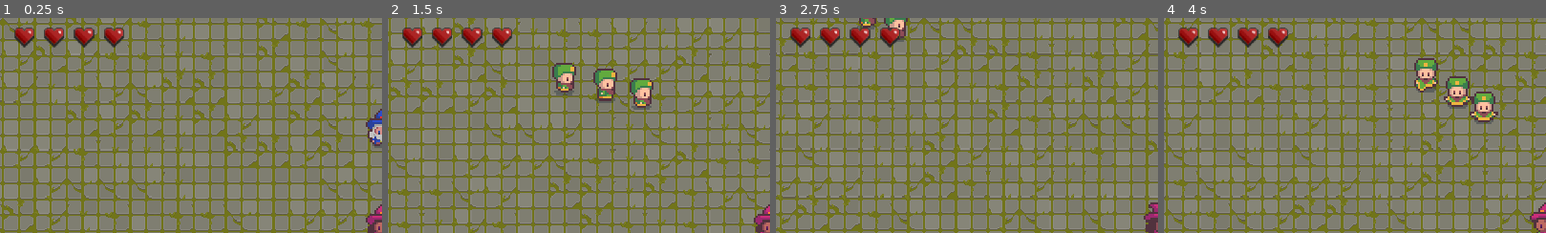
Above: before the commit, frames 1-4 (left to right).
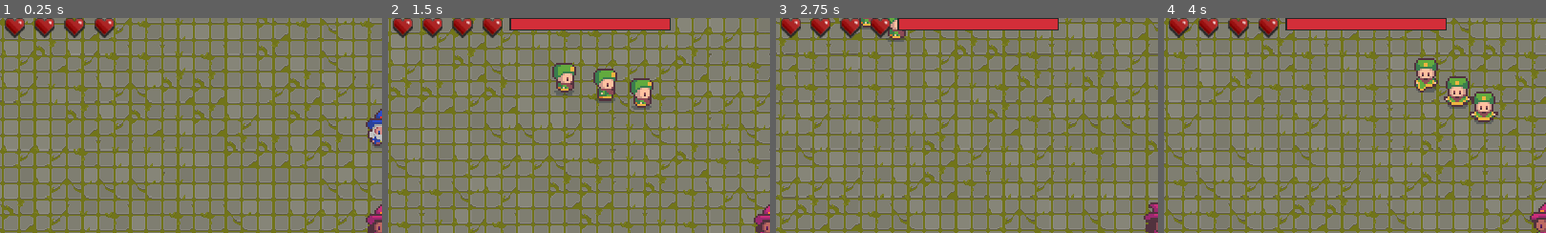
Above: after the commit, the same moments.

Repository: Akyom/JMM
Game: Godot game, scene res://scenes/main.tscn
Same seed, same stepped clock (60 frames per second), same inputs: the game is played once before the commit and once after it.
Inputs:
- Up to frame 1 (0.25 s): no input
- Up to frame 2 (1.5 s): hold D (right) 0.53-1.28 s; tap Space (active) at 0.6, 1.35 s; hold S (down) from 1.28 s (still down)
- Up to frame 3 (2.75 s): release S (down) at 2.03 s; hold D (right) from 2.03 s (still down); tap Space (active) at 2.1 s
- Up to frame 4 (4 s): release D (right) at 2.78 s; hold Up (shoot up) 2.78-3.53 s; tap Space (active) at 2.85, 3.6 s; hold A (left) from 3.53 s (still down)
The pictures show only the part of the screen within x 0-50%, y 0-50%; the shares and areas given below are measured in that part.

The runs differ from the first frame. In frame 1, 2.6% of the frame differs, in the area x 1-33%, y 0-14%; in frame 2, 5.0%; in frame 3, 5.0%; in frame 4, 5.0%, in the area x 1-74%, y 0-14%.

Commit message:
Added wave timer and wave progress bars

Diff:
--- a/bullet/scenes/main.tscn
+++ b/bullet/scenes/main.tscn
@@ -339,8 +339,6 @@
 } ]
 0/z_index = 0
 
-[sub_resource type="AnimationNodeStateMachinePlayback" id=31]
-
 [node name="Node2D" type="Node2D"]
 __meta__ = {
 "_edit_lock_": true
@@ -369,9 +367,6 @@
 MAX_HP = 4
 HP = 4
 
-[node name="AnimationTree" parent="Player" index="3"]
-parameters/playback = SubResource( 31 )
-
 [node name="GamePlay" type="Node" parent="."]
 script = ExtResource( 7 )
 
@@ -385,5 +380,3 @@
 autoplay = true
 
 [node name="UI" parent="." instance=ExtResource( 4 )]
-
-[editable path="Player"]
--- a/bullet/scenes/ui/UI.tscn
+++ b/bullet/scenes/ui/UI.tscn
@@ -1,29 +1,45 @@
-[gd_scene load_steps=5 format=2]
+[gd_scene load_steps=9 format=2]
 
 [ext_resource path="res://scenes/ui/Life.tscn" type="PackedScene" id=1]
 [ext_resource path="res://sprites/ui/Life/fullx2.png" type="Texture" id=2]
 [ext_resource path="res://sprites/ui/Life/backgroundx2.png" type="Texture" id=3]
 [ext_resource path="res://scripts/ui/Life.gd" type="Script" id=4]
+[ext_resource path="res://scenes/ui/WaveProgress.tscn" type="PackedScene" id=5]
+[ext_resource path="res://scripts/ui/WaveProgress.gd" type="Script" id=6]
+[ext_resource path="res://scenes/ui/WaveTimer.tscn" type="PackedScene" id=7]
+[ext_resource path="res://scripts/ui/WaveTimer.gd" type="Script" id=8]
 
 [node name="UI" type="CanvasLayer"]
 
-[node name="Life" parent="." instance=ExtResource( 1 )]
-margin_left = 16.0
-margin_top = 16.0
-margin_right = 272.0
-margin_bottom = 56.0
+[node name="HBoxContainer" type="HBoxContainer" parent="."]
+margin_right = 40.0
+margin_bottom = 40.0
+
+[node name="Life" parent="HBoxContainer" instance=ExtResource( 1 )]
+margin_right = 200.0
+rect_min_size = Vector2( 200, 34 )
 script = ExtResource( 4 )
 
-[node name="HeartEmpty" type="TextureRect" parent="Life"]
+[node name="HeartEmpty" type="TextureRect" parent="HBoxContainer/Life"]
 margin_right = 200.0
 margin_bottom = 34.0
 texture = ExtResource( 3 )
 stretch_mode = 2
 
-[node name="HeartFull" type="TextureRect" parent="Life"]
+[node name="HeartFull" type="TextureRect" parent="HBoxContainer/Life"]
 margin_top = -2.0
 margin_right = 100.0
 margin_bottom = 32.0
 texture = ExtResource( 2 )
 expand = true
 stretch_mode = 2
+
+[node name="WaveProgress" parent="HBoxContainer" instance=ExtResource( 5 )]
+margin_left = 204.0
+margin_right = 474.0
+margin_bottom = 40.0
+script = ExtResource( 6 )
+
+[node name="WaveTimer" parent="HBoxContainer" instance=ExtResource( 7 )]
+margin_bottom = 40.0
+script = ExtResource( 8 )
--- /dev/null
+++ b/bullet/scenes/ui/WaveProgress.tscn
@@ -0,0 +1,17 @@
+[gd_scene load_steps=3 format=2]
+
+[ext_resource path="res://sprites/ui/WaveProgress/Progress.png" type="Texture" id=1]
+[ext_resource path="res://sprites/ui/WaveProgress/UnderProgress.png" type="Texture" id=2]
+
+[node name="WaveProgress" type="Control"]
+margin_right = 270.0
+margin_bottom = 21.0
+rect_min_size = Vector2( 270, 21 )
+
+[node name="TextureProgress" type="TextureProgress" parent="."]
+margin_right = 270.0
+margin_bottom = 21.0
+value = 100.0
+texture_under = ExtResource( 2 )
+texture_progress = ExtResource( 1 )
+texture_progress_offset = Vector2( 2, 2 )
--- /dev/null
+++ b/bullet/scenes/ui/WaveTimer.tscn
@@ -0,0 +1,18 @@
+[gd_scene load_steps=3 format=2]
+
+[ext_resource path="res://sprites/ui/WaveTimer/Progress.png" type="Texture" id=1]
+[ext_resource path="res://sprites/ui/WaveTimer/UnderProgress.png" type="Texture" id=2]
+
+[node name="WaveTimer" type="Control"]
+margin_left = 478.0
+margin_right = 752.0
+margin_bottom = 25.0
+rect_min_size = Vector2( 274, 25 )
+
+[node name="TextureProgress" type="TextureProgress" parent="."]
+margin_right = 274.0
+margin_bottom = 25.0
+value = 50.0
+texture_under = ExtResource( 2 )
+texture_progress = ExtResource( 1 )
+texture_progress_offset = Vector2( 2, 2 )
--- a/bullet/scripts/GamePlay.gd
+++ b/bullet/scripts/GamePlay.gd
@@ -9,6 +9,11 @@
 var start_of_fight = false #es true en el momento en que comienza una oleada
 var fighting = false #es true si se está peleando
 var next_pause = false #es true si la oleada actual es la última antes de una pausa
+
+signal start_wave_progress(total_number_of_enemies)
+signal start_wave_timer(wait_time)
+signal stop_wave_timer()
+signal decrease_wave_progress(current_number_of_enemies)
 
 func _ready() -> void:
 	$OleadaTimer.connect("timeout", self, "oleada_on_timeout")
@@ -22,6 +27,7 @@
 
 	if start_of_fight:
 		oleada()
+		emit_signal("start_wave_progress", number_of_enemies)
 		times = times + 1
 		start_of_fight = false
 		fighting = true
@@ -33,6 +39,7 @@
 			fighting = false
 			next_pause = false
 		else:
+			emit_signal("start_wave_timer", $OleadaTimer.wait_time)
 			$OleadaTimer.start()
 			fighting = false
 
@@ -58,12 +65,14 @@
 	#	enemies[enemy.indx] = null
 	#	free_pos.append(enemy.indx)
 	enemy.queue_free()
-	number_of_enemies = number_of_enemies -1
+	number_of_enemies = number_of_enemies - 1
+	emit_signal("decrease_wave_progress", number_of_enemies)
 
 func start_fight():
 	start_of_fight = true
 
 func oleada_on_timeout():
+	emit_signal("stop_wave_timer")
 	start_of_fight = true
 
 func oleada():
--- a/bullet/scripts/ui/Life.gd
+++ b/bullet/scripts/ui/Life.gd
@@ -1,6 +1,6 @@
 extends Control
 
-onready var player = get_node("../../Player")
+onready var player = get_node("../../../Player")
 onready var heart_full = $HeartFull
 onready var heart_empty = $HeartEmpty
 
--- /dev/null
+++ b/bullet/scripts/ui/WaveProgress.gd
@@ -0,0 +1,28 @@
+extends Control
+
+onready var GamePlay = get_node("../../../GamePlay")
+onready var progress_bar = $TextureProgress
+
+var value_per_enemy = 0
+
+func hide_progress_bar():
+	progress_bar.set_visible(false)
+
+func show_progress_bar():
+	progress_bar.set_visible(true)
+
+func set_up_progress_bar(total_number_of_enemies):
+	progress_bar.value = 100
+	value_per_enemy = 100 / total_number_of_enemies
+	show_progress_bar()
+
+func decrease_progress_bar(current_number_of_enemies):
+	progress_bar.value = value_per_enemy * current_number_of_enemies
+	if current_number_of_enemies == 0:
+		hide_progress_bar()
+
+func _ready():
+	GamePlay.connect("start_wave_progress", self, "set_up_progress_bar")
+	GamePlay.connect("decrease_wave_progress", self, "decrease_progress_bar")
+
+	hide_progress_bar()
--- /dev/null
+++ b/bullet/scripts/ui/WaveTimer.gd
@@ -0,0 +1,34 @@
+extends Control
+
+onready var GamePlay = get_node("../../../GamePlay")
+onready var oleada_timer = get_node("../../../GamePlay/OleadaTimer")
+onready var progress_bar = $TextureProgress
+
+var value_per_second = 0
+var active = false
+
+func hide_progress_bar():
+	active = false
+	progress_bar.set_visible(false)
+
+func show_progress_bar():
+	active = true
+	progress_bar.set_visible(true)
+
+func start_wave_timer(wait_time):
+	value_per_second = 100 / wait_time
+	progress_bar.value = 100
+	show_progress_bar()
+
+func stop_wave_timer():
+	hide_progress_bar()
+
+func _process(delta):
+	if active:
+		progress_bar.value = oleada_timer.time_left * value_per_second
+
+func _ready():
+	GamePlay.connect("start_wave_timer", self, "start_wave_timer")
+	GamePlay.connect("stop_wave_timer", self, "stop_wave_timer")
+
+	hide_progress_bar()
Not shown: 1 places in bullet/scenes/main.tscn that only renumber resources
Binary file added: bullet/sprites/ui/WaveProgress/Progress.png
Not shown, added: bullet/sprites/ui/WaveProgress/Progress.png.import
Binary file added: bullet/sprites/ui/WaveProgress/UnderProgress.png
Not shown, added: bullet/sprites/ui/WaveProgress/UnderProgress.png.import
Binary file added: bullet/sprites/ui/WaveTimer/Progress.png
Not shown, added: bullet/sprites/ui/WaveTimer/Progress.png.import
Binary file added: bullet/sprites/ui/WaveTimer/UnderProgress.png
Not shown, added: bullet/sprites/ui/WaveTimer/UnderProgress.png.import
